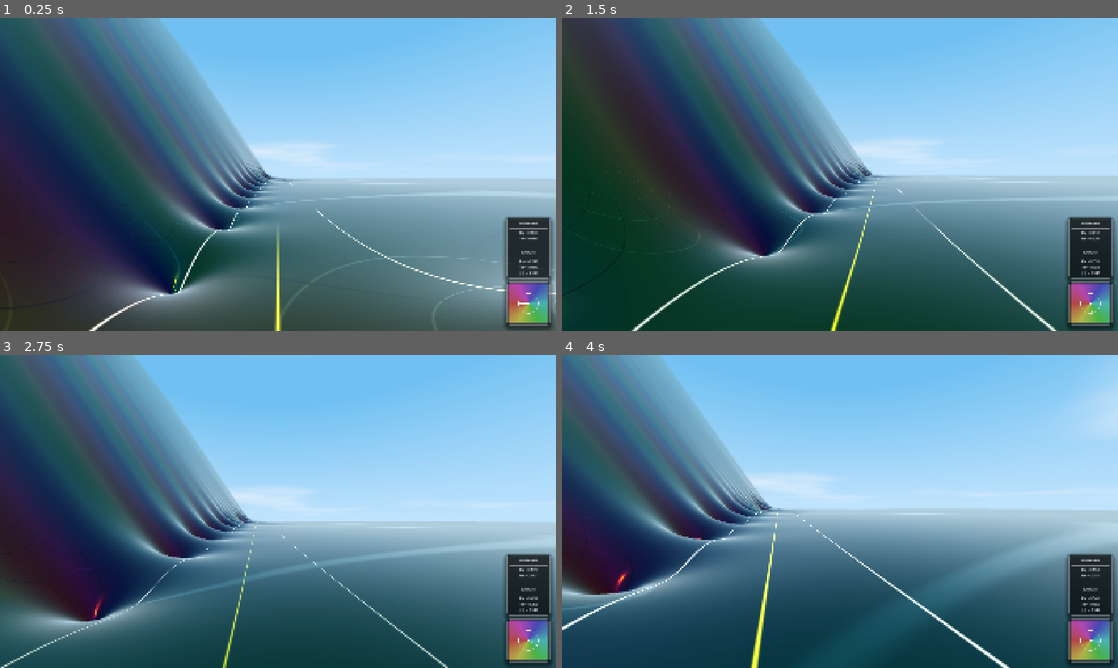
Above: before the commit, frames 1-4 (two rows, left to right).
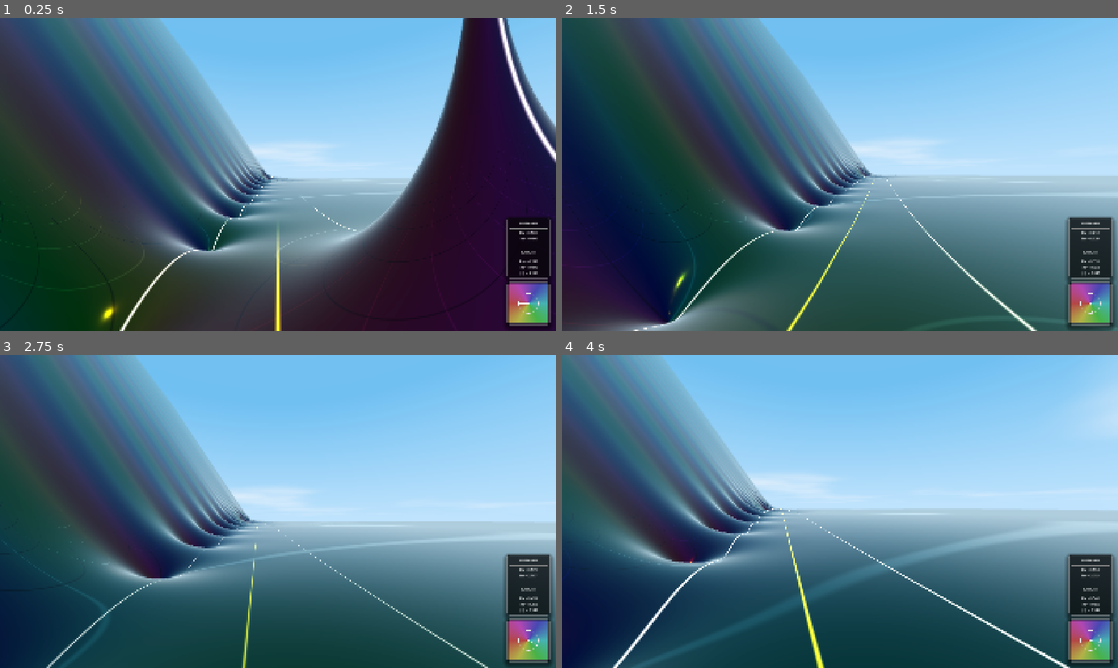
Above: after the commit, the same moments.

Repository: allanino/complex-functions-explorer
Game: Godot game, scene res://scenes/main.tscn
The game is run twice, just before and just after one commit, with the same random seed, the same clock (stepped at 60 frames per second) and the same inputs.
Inputs (mouse positions are in pixels of both pictures, inside the frame that each line leads up to):
- Up to frame 1 (0.25 s): no input
- Up to frame 2 (1.5 s): tap Enter at 0.5 s; move the mouse to (867, 174) at 0.52 s; hold W (move_forward) from 0.53 s (still down); tap G at 0.6 s; tap Space at 0.77 s; move the mouse to (812, 174) at 1.27 s; tap N at 1.35 s
- Up to frame 3 (2.75 s): keep holding W (move_forward); tap Space at 1.52 s; move the mouse to (289, 505) at 2.02 s; tap C at 2.1 s
- Up to frame 4 (4 s): keep holding W (move_forward); move the mouse to (834, 517) at 2.77 s; tap Shift at 2.85 s; tap Space at 3.02, 3.77 s; move the mouse to (878, 514) at 3.52 s; hold Ctrl from 3.53 s (still down)

The runs differ from the first frame. In frame 1, 57% of the frame differs, in the area x 0-100%, y 0-100%; in frame 2, 31%; in frame 3, 22%; in frame 4, 19%.

Commit message:
Implement physics-based camera clipping prevention via SpringArm3D
- Added StaticBody3D and CollisionShape3D to terrain chunks.
- Implemented dynamic HeightMapShape3D generation in WorldManager for chunks near the player.
- Refactored Player scene to use CameraPivot -> SpringArm3D -> Camera3D hierarchy.
- Configured SpringArm3D with a SphereShape3D (0.2 radius) and 5.0m length to prevent camera clipping into steep terrain.
- Updated PlayerController to rotate the CameraPivot vertically and reference the new camera path.

Co-authored-by: allanino <5325241+allanino@users.noreply.github.com>

Diff:
--- a/scenes/chunk.tscn
+++ b/scenes/chunk.tscn
@@ -11,3 +11,9 @@
 [node name="Chunk" type="MeshInstance3D"]
 material_override = SubResource("ShaderMaterial_1")
 mesh = SubResource("PlaneMesh_1")
+
+[node name="StaticBody3D" type="StaticBody3D" parent="."]
+collision_layer = 2
+collision_mask = 0
+
+[node name="CollisionShape3D" type="CollisionShape3D" parent="StaticBody3D"]
--- a/scenes/player.tscn
+++ b/scenes/player.tscn
@@ -6,13 +6,25 @@
 radius = 0.4
 height = 1.8
 
+[sub_resource type="SphereShape3D" id="SphereShape3D_1"]
+radius = 0.2
+
 [node name="Player" type="CharacterBody3D"]
+collision_layer = 1
+collision_mask = 2
 script = ExtResource("1_script")
 
 [node name="CollisionShape3D" type="CollisionShape3D" parent="."]
 transform = Transform3D(1, 0, 0, 0, 1, 0, 0, 0, 1, 0, 0.9, 0)
 shape = SubResource("CapsuleShape3D_1")
 
-[node name="Camera3D" type="Camera3D" parent="."]
+[node name="CameraPivot" type="Node3D" parent="."]
 transform = Transform3D(1, 0, 0, 0, 1, 0, 0, 0, 1, 0, 1.7, 0)
+
+[node name="SpringArm3D" type="SpringArm3D" parent="CameraPivot"]
+collision_mask = 2
+shape = SubResource("SphereShape3D_1")
+spring_length = 5.0
+
+[node name="Camera3D" type="Camera3D" parent="CameraPivot/SpringArm3D"]
 current = true
--- a/scripts/player_controller.gd
+++ b/scripts/player_controller.gd
@@ -4,9 +4,6 @@
 const DOUBLE_PRESS_TIME = 0.3
 const CRITICAL_LINE_X = 5.0
 const AUTO_WALK_PITCH = -0.523598776 # -30 degrees in radians
-const STEEP_SLOPE_THRESHOLD = 1.732 # tan(60 degrees)
-const MAX_CAMERA_DISPLACEMENT = 0.5
-const CAMERA_SMOOTHING = 5.0
 
 enum AutoWalkState { NONE, MOVING_TO_LINE, WALKING }
 
@@ -16,14 +13,14 @@
 var last_space_time = 0.0
 var space_held_time = 0.0
 var is_resetting_height = false
-var current_camera_offset_world = Vector2.ZERO
 
 # Zero detection history
 var mag_history: Array[float] = [1.0, 1.0, 1.0, 1.0, 1.0]
 var t_history: Array[float] = [0.0, 0.0, 0.0, 0.0, 0.0]
 var last_detected_t = -1.0
 
-@onready var camera = $Camera3D
+@onready var camera_pivot = $CameraPivot
+@onready var camera = $CameraPivot/SpringArm3D/Camera3D
 
 func _ready():
 	# Set the global position directly using a Vector3(x, y, z)
@@ -37,7 +34,7 @@
 			rotate_y(-event.relative.x * MOUSE_SENSITIVITY)
 			rotation_x -= event.relative.y * MOUSE_SENSITIVITY
 			rotation_x = clamp(rotation_x, -PI/2, PI/2)
-			camera.rotation.x = rotation_x
+			camera_pivot.rotation.x = rotation_x
 
 	if event is InputEventMouseButton and Input.mouse_mode == Input.MOUSE_MODE_CAPTURED:
 		var old_zoom = Config.zoom_factor
@@ -93,13 +90,6 @@
 func get_terrain_height(x: float, z: float) -> float:
 	return Field.get_height(x, z)
 
-func _get_terrain_gradient(x: float, z: float) -> Vector2:
-	var eps = 0.01
-	var h_base = get_terrain_height(x, z)
-	var h_x = get_terrain_height(x + eps, z)
-	var h_z = get_terrain_height(x, z + eps)
-	return Vector2((h_x - h_base) / eps, (h_z - h_base) / eps)
-
 func _physics_process(delta):
 	if auto_walk_state != AutoWalkState.NONE:
 		var manual_input = Input.get_vector("move_left", "move_right", "move_forward", "move_backward")
@@ -152,7 +142,7 @@
 
 		# Smoothly transition camera to horizontal
 		rotation_x = lerp(rotation_x, 0.0, 5.0 * delta)
-		camera.rotation.x = rotation_x
+		camera_pivot.rotation.x = rotation_x
 
 		# Smoothly move to the critical line X
 		global_position.x = move_toward(global_position.x, target_x, current_speed * delta)
@@ -168,7 +158,7 @@
 
 		# Smoothly transition to downward tilt only after positioning
 		rotation_x = lerp(rotation_x, AUTO_WALK_PITCH, 5.0 * delta)
-		camera.rotation.x = rotation_x
+		camera_pivot.rotation.x = rotation_x
 
 	if direction != Vector3.ZERO:
 		velocity.x = direction.x * current_speed
@@ -206,30 +196,4 @@
 				Config.visited_zeros.push_back(t)
 				last_detected_t = t
 
-	# Calculate camera horizontal displacement for steep slopes
-	var grad = _get_terrain_gradient(global_position.x, global_position.z)
-	var slope = grad.length()
-	var target_offset_world = Vector2.ZERO
-
-	if slope > STEEP_SLOPE_THRESHOLD:
-		# Direction is down-slope (opposite to gradient)
-		var dir = -grad.normalized()
-		var strength = min((slope - STEEP_SLOPE_THRESHOLD) * 0.5, MAX_CAMERA_DISPLACEMENT)
-		target_offset_world = dir * strength
-
-	# Smoothly interpolate world-space offset
-	current_camera_offset_world = current_camera_offset_world.lerp(target_offset_world, delta * CAMERA_SMOOTHING)
-
-	# Convert smoothed world-space target offset to local space
-	# Player yaw is rotation.y. Local space displacement needs to account for this.
-	var cos_y = cos(-rotation.y)
-	var sin_y = sin(-rotation.y)
-	var local_offset = Vector2(
-		current_camera_offset_world.x * cos_y - current_camera_offset_world.y * sin_y,
-		current_camera_offset_world.x * sin_y + current_camera_offset_world.y * cos_y
-	)
-
-	camera.position.x = local_offset.x
-	camera.position.z = local_offset.y
-
 	move_and_slide()
--- a/scripts/world_manager.gd
+++ b/scripts/world_manager.gd
@@ -173,11 +173,13 @@
 			_update_all_chunks_lod(true)
 
 		_update_terrain_material_uniforms()
+		_update_all_chunks_collision()
 
 	# LOD Dynamic Update
 	if player_chunk_x != _last_player_chunk.x or player_chunk_z != _last_player_chunk.y:
 		_last_player_chunk = Vector2i(player_chunk_x, player_chunk_z)
 		_update_all_chunks_lod()
+		_update_all_chunks_collision()
 
 func _update_all_chunks_lod(force: bool = false):
 	var player_chunk_coord = _last_player_chunk
@@ -186,6 +188,10 @@
 		var desired_lod = _get_lod_level(coord, player_chunk_coord)
 		if force or chunk.get_meta("lod_level", -1) != desired_lod:
 			_update_chunk_lod(chunk, desired_lod)
+
+func _update_all_chunks_collision():
+	for coord in chunks.keys():
+		_update_chunk_collision(chunks[coord], coord)
 
 func _update_lod_subs():
 	match Config.terrain_detail:
@@ -284,6 +290,7 @@
 	)
 
 	chunks[coord] = chunk
+	_update_chunk_collision(chunk, coord)
 
 func _update_chunk_lod(chunk: MeshInstance3D, lod: int):
 	var subdivisions = LOD_SUBS[lod]
@@ -294,6 +301,39 @@
 	chunk.mesh = _lod_mesh_cache[subdivisions]
 	chunk.set_meta("lod_level", lod)
 	_update_chunk_uniforms(chunk)
+
+func _update_chunk_collision(chunk: MeshInstance3D, coord: Vector2i):
+	var player_chunk_x = floor(player.global_position.x / chunk_size)
+	var player_chunk_z = floor(player.global_position.z / chunk_size)
+
+	var dist = max(abs(coord.x - player_chunk_x), abs(coord.y - player_chunk_z))
+	var static_body = chunk.get_node("StaticBody3D")
+	var collision_shape = static_body.get_node("CollisionShape3D")
+
+	if dist > 1:
+		collision_shape.shape = null
+		return
+
+	var shape = HeightMapShape3D.new()
+	var res = 33 # Match standard subdivisions for high detail
+	shape.map_width = res
+	shape.map_depth = res
+
+	var heights = PackedFloat32Array()
+	heights.resize(res * res)
+
+	var step = chunk_size / float(res - 1)
+	var start_x = coord.x * chunk_size
+	var start_z = coord.y * chunk_size
+
+	for z in range(res):
+		for x in range(res):
+			var world_x = start_x + x * step
+			var world_z = start_z + z * step
+			heights[z * res + x] = Field.get_height(world_x, world_z)
+
+	shape.map_data = heights
+	collision_shape.shape = shape
 
 func _unload_chunk(coord: Vector2i):
 	var chunk = chunks[coord]
Not shown: 1 places in scenes/player.tscn that only renumber resources
